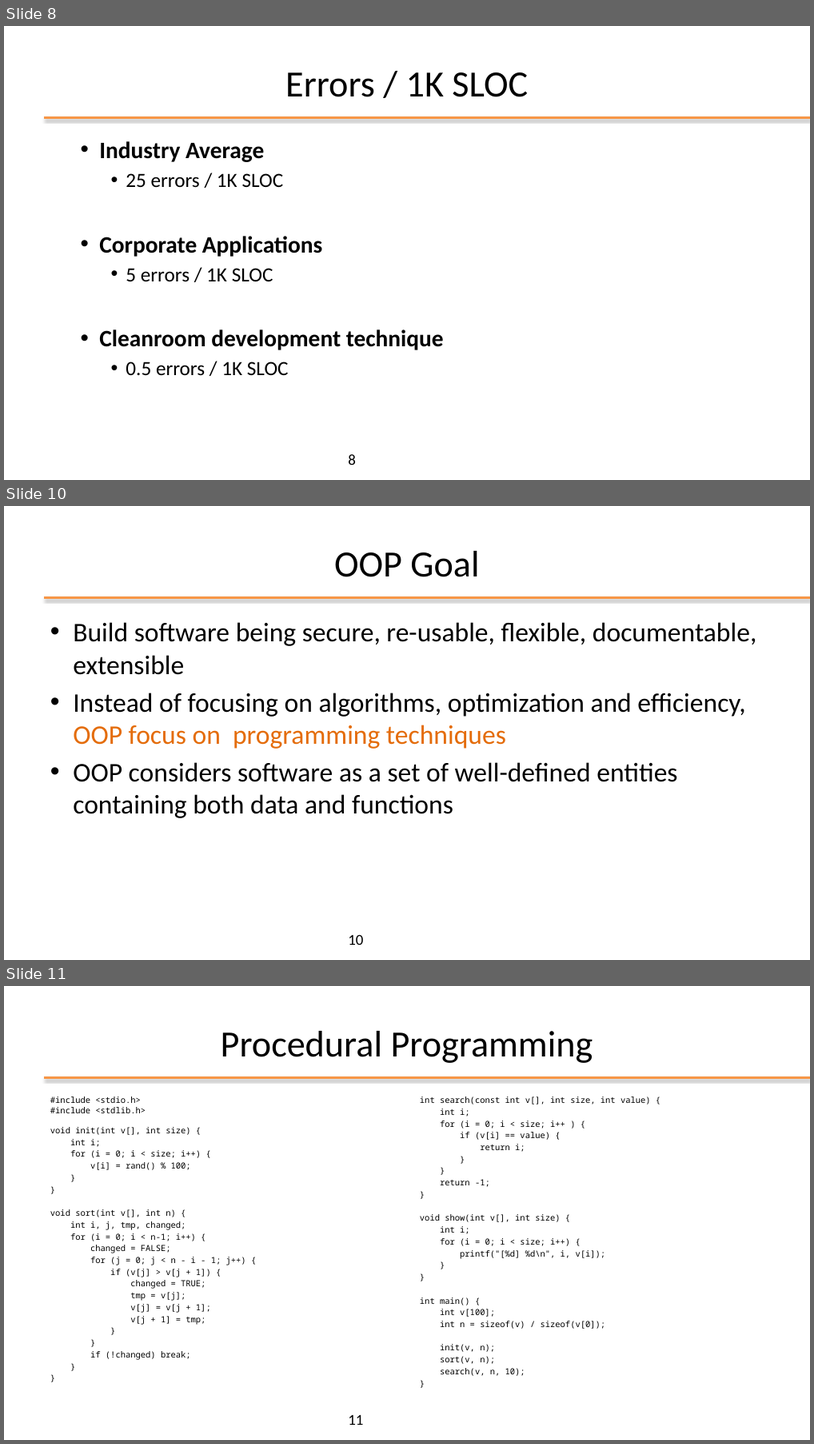
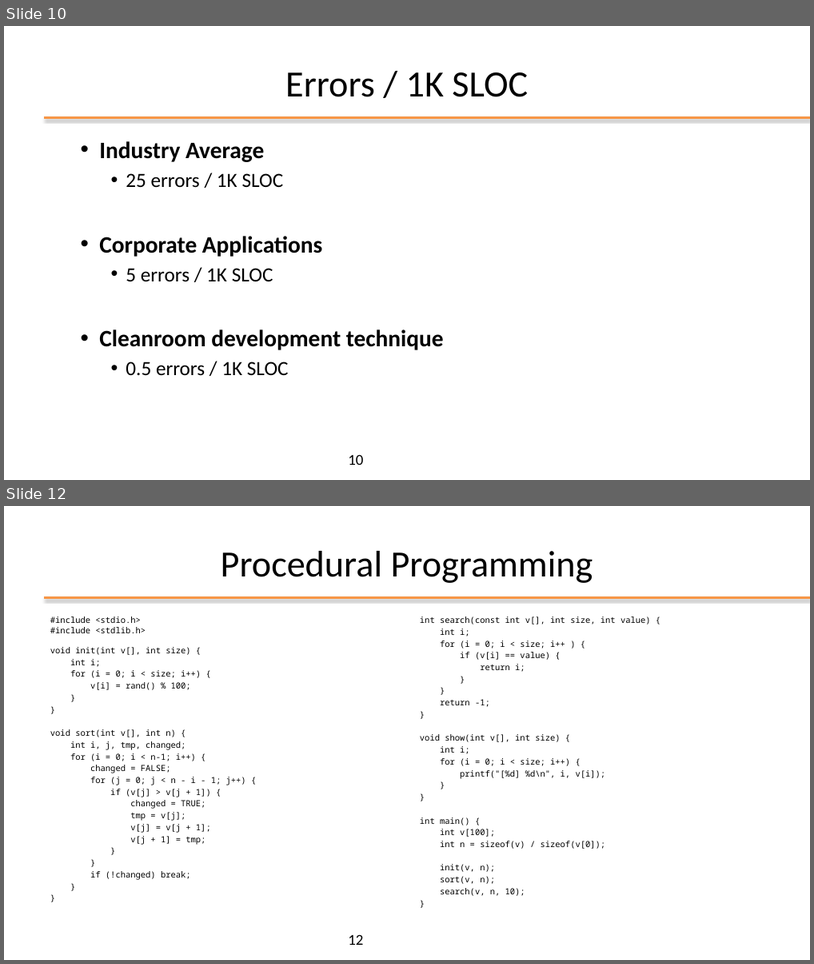
Before and after one commit to plctechnician/ooprogramming, a slide deck: java/slides/ppt/01 - Java From Functions to Objects.pptx. Shown one above the other, each under a label of ours: slides 8, 10 and 11 before the commit, slides 10 and 12 after it; the slides between them are not shown. The pictures are 814x1444 and 814x964 pixels, drawn with LibreOffice and Linux fonts; fonts in the diff are those of the drawing; background and template pictures are left out. Boxes give left, top, right and bottom in pixels: in the first picture for what was removed or moved away, otherwise in the second. Text is boxed around its words. In the diff, an @@ line names an element or a change of style, - is before the commit and + after.

```diff
--- a/java/slides/ppt/01 - Java From Functions to Objects.pptx
+++ b/java/slides/ppt/01 - Java From Functions to Objects.pptx
@@ slide 10 removed at bbox=[4, 506, 810, 960], background #FFFFFF; not listed: 1 template element that a slide beside it also shows @@
@@ title removed at bbox=[334, 551, 479, 577] @@
-OOP Goal
@@ text removed at bbox=[73, 622, 757, 818] @@
-• Build software being secure, re-usable, flexible, documentable, extensible
-• Instead of focusing on algorithms, optimization and efficiency, OOP focus on programming techniques
-• OOP considers software as a set of well-defined entities containing both data and functions
@@ page number removed at bbox=[348, 934, 363, 944] @@
-10
@@ what was slide 8 is now slide 10 @@
@@ page number at bbox=[348, 454, 363, 464]: text changed @@
-8
+10
@@ what was slide 11 is now slide 12 @@
@@ page number at bbox=[348, 934, 363, 944]: text changed @@
-11
+12
```
Also in this commit, not shown: 4 slides changed, 5 slides added, 2 other slides removed.
